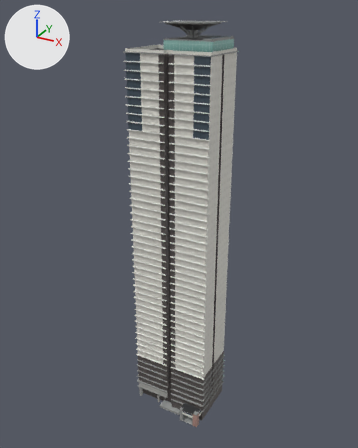
Before and after pictures for a commit that changed the FBX model cs2-kit/projects/exllu-103/output/import_test_flicker_far/HighriseTower103_L1_5x4/HighriseTower103_L1_5x4_LOD1.fbx.
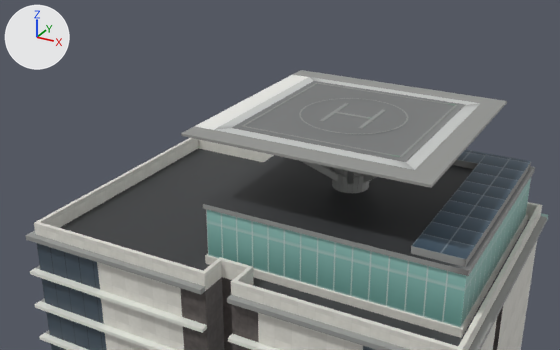
Old and new are each drawn whole from a 50 mm lens placed at (85.6, -155.6, 163.7), pointed at (-1.1, 2.0, 84.9) and again close up from a 50 mm lens placed at (24.3, -44.4, 176.7), pointed at (0.9, -1.9, 155.4). The lights are fixed; the arrows at upper left show +X, +Y and +Z. The older version's two pictures come first. Where no turn or scale is listed for an object, it has been applied to the vertices. Vertices at exactly the same position are counted once.

The older version as bpy lines, for what is in view:
```python
me_highrisetower103_l1_5x4_lod1 = bpy.data.meshes.new('HighriseTower103_L1_5x4_LOD1')
me_highrisetower103_l1_5x4_lod1.from_pydata(...)  # 9897 vertices, 8355 faces; spans x -17.0..17.0, y -13.0..13.0, z 0.0..159.0
me_highrisetower103_l1_5x4_lod1.materials.append(mat_highrisetower103_l1_5x4_lod1)  # picture img_highrisetower103_l1_5x4_basecolor_png
ob_highrisetower103_l1_5x4_lod1 = bpy.data.objects.new('HighriseTower103_L1_5x4_LOD1', me_highrisetower103_l1_5x4_lod1)
ob_highrisetower103_l1_5x4_lod1.location = (0.0, 0.0, 0.0)
```
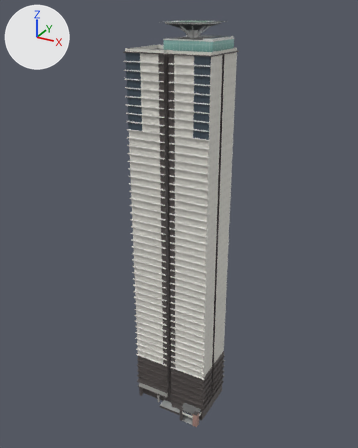
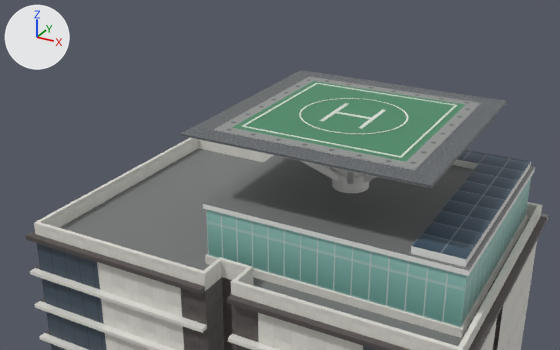
Pixel boxes [x1, y1, x2, y2] of what changed, in the close-ups (560 x 350 px):
part 1 of me_highrisetower103_l1_5x4_lod1, added: after [214, 77, 480, 169]
part 2 of me_highrisetower103_l1_5x4_lod1, surface changed: [25, 70, 549, 350] in both

The change, as a diff of the scene's bpy script:
```diff
--- a/cs2-kit/projects/exllu-103/output/import_test_flicker_far/HighriseTower103_L1_5x4/HighriseTower103_L1_5x4_LOD1.fbx.py
+++ b/cs2-kit/projects/exllu-103/output/import_test_flicker_far/HighriseTower103_L1_5x4/HighriseTower103_L1_5x4_LOD1.fbx.py
@@ me_highrisetower103_l1_5x4_lod1 @@
 # used by ob_highrisetower103_l1_5x4_lod1; location = (0.0, 0.0, 0.0)
-me_highrisetower103_l1_5x4_lod1.from_pydata(...)  # 9897 vertices, 8355 faces; spans x -17.0..17.0, y -13.0..13.0, z 0.0..159.0
+me_highrisetower103_l1_5x4_lod1.from_pydata(...)  # 9953 vertices, 8383 faces; spans x -17.0..17.0, y -13.0..13.0, z 0.0..159.0
+# me_highrisetower103_l1_5x4_lod1 part 1
+# 56 vertices are added at x -2.0..11.0, y -5.0..9.0, z 159.0
+# 28 new faces join them
+# me_highrisetower103_l1_5x4_lod1 part 2: 2112 kept faces spanning x -17.0..17.0, y -13.0..13.0, z 0.0..159.0 get new texture (UV) coordinates
 me_highrisetower103_l1_5x4_lod1.materials.append(mat_highrisetower103_l1_5x4_lod1)
```
